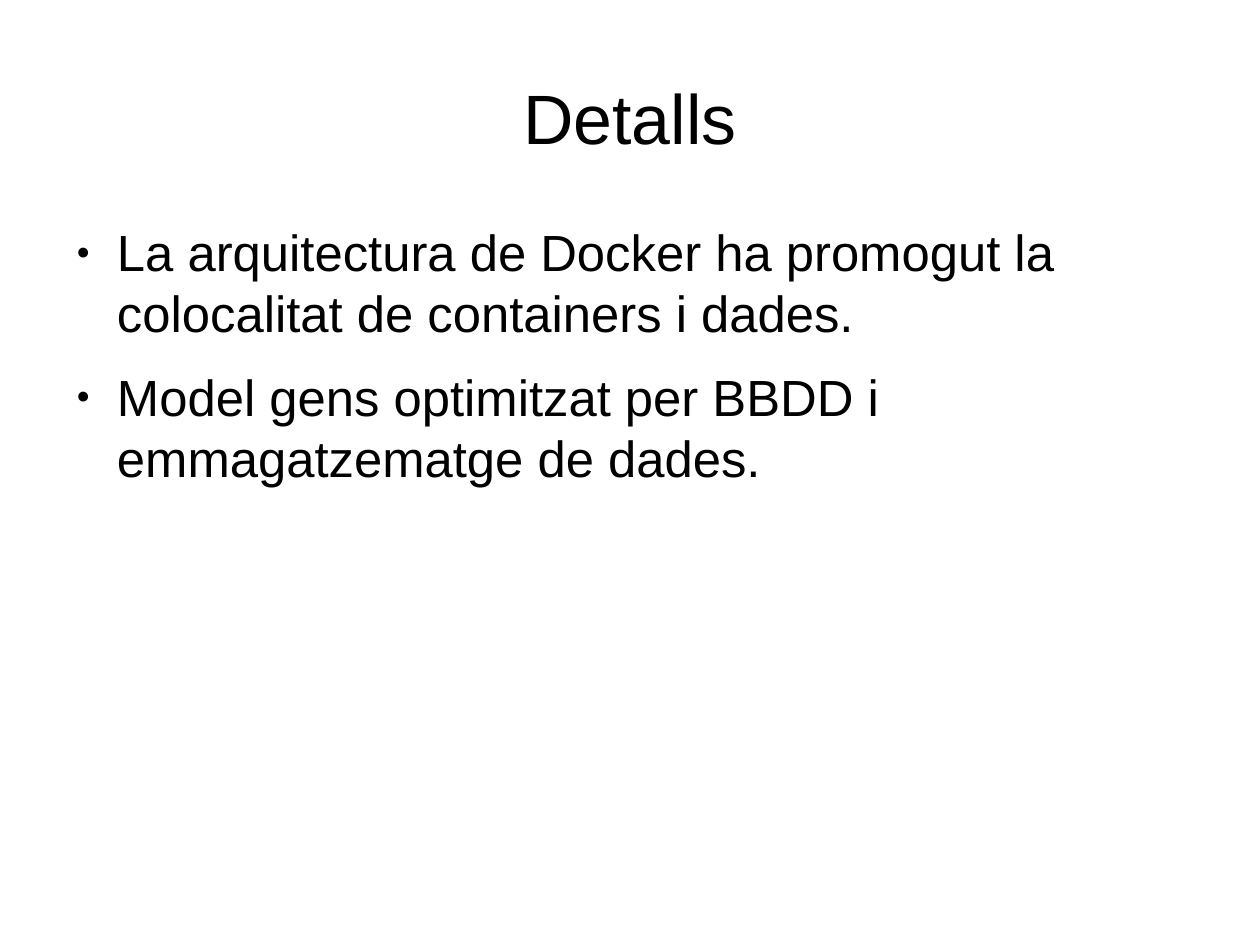
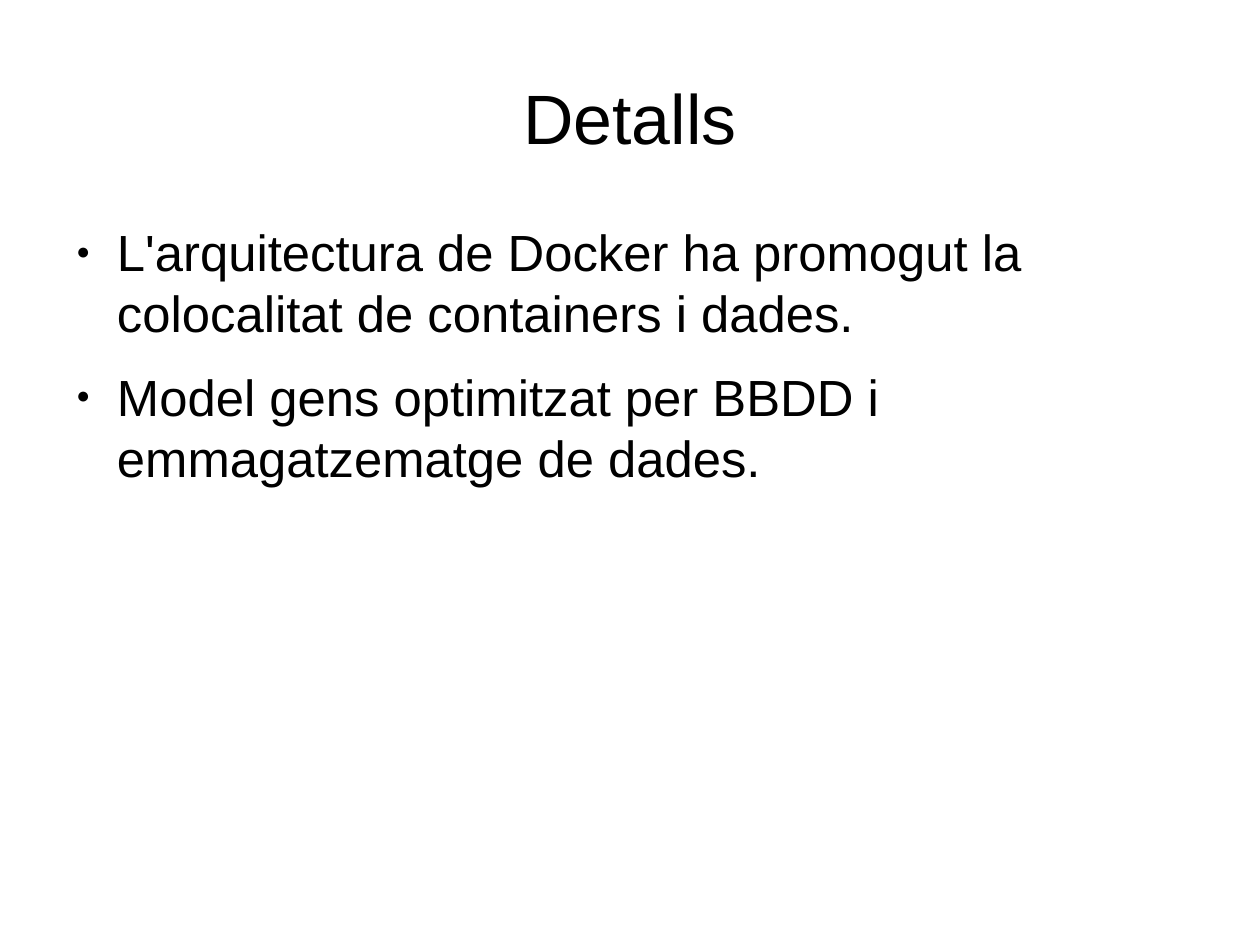
Before and after one commit to itorres/var, a slide deck: slide 13 of 2015/Cafè amb Web Manresa 201506/Docker en context - Cafè amb Web 201506.odp. Drawn at 1260x945 pixels with LibreOffice and Linux fonts; fonts in the diff are those of the drawing. Boxes give left, top, right and bottom in pixels: in the first picture for what was removed or moved away, otherwise in the second. Text is boxed around its words. In the diff, an @@ line names an element or a change of style, - is before the commit and + after.

```diff
--- a/2015/Cafè amb Web Manresa 201506/Docker en context - Cafè amb Web 201506.odp
+++ b/2015/Cafè amb Web Manresa 201506/Docker en context - Cafè amb Web 201506.odp
@@ text at <box>117,234,1022,333</box>: text changed @@
-● La arquitectura de Docker ha promogut la colocalitat de containers i dades.
+● L'arquitectura de Docker ha promogut la colocalitat de containers i dades.
```
Also in this commit, not shown: 5 other slides changed, 1 other file.
